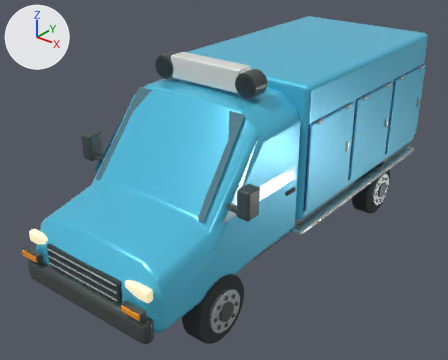
The Blender file source_blender/IceCreamVan.blend, before and after one commit.
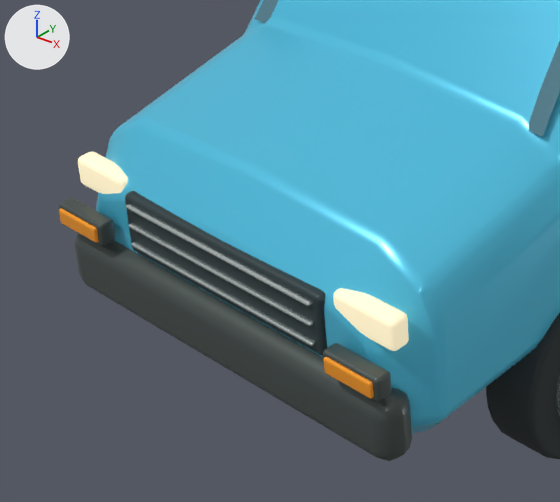
Each version is shown whole from a 50 mm lens placed at (4.51, -6.28, 4.68), pointed at (-0.21, -0.38, 1.02), then close up on the part from 0% to 47% of the width and 48% to 100% of the height. Arrows for +X, +Y and +Z are at upper left; the lights stay in place. The older version's two pictures come first.

The first close-up shows 'Däck.002', 'Front bumper', 'Front indicator bezel', 'Front indicator bezel.001', 'Grille louvre', 'Grille louvre.001', 'Grille louvre.002', 'Headlight lens', 'Headlight lens.001', 'Pressed steel bonnet and cab', 'Radiator', 'Swept windscreen' and 3 more.
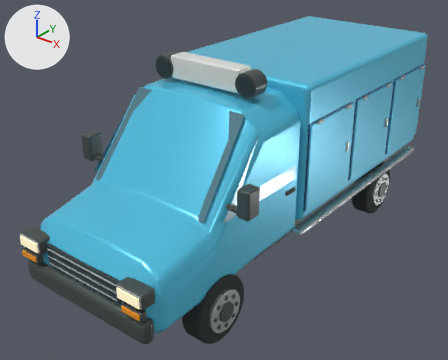
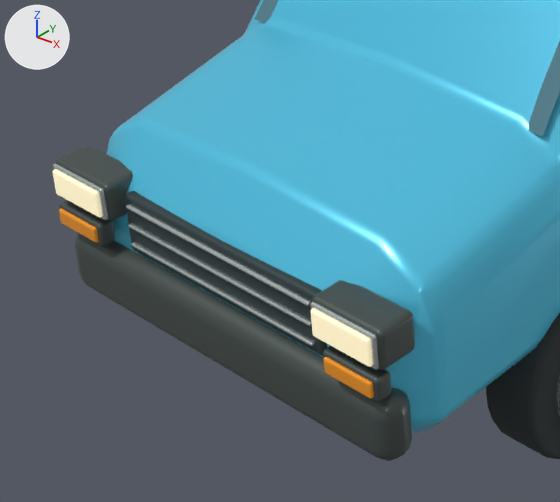
Pixel boxes [x1, y1, x2, y2] of what changed, in the close-ups (560 x 502 px):
'Headlight lens.001', reshaped, moved (18% narrower, 6% shorter)
    before: [333, 288, 409, 351]
    after: [311, 308, 373, 367]
'Headlight housing.001', added
    after: [312, 280, 415, 370]
'Headlight lens', reshaped, moved
    before: [78, 151, 128, 194]
    after: [53, 169, 102, 217]
'Headlight housing', added
    after: [55, 145, 133, 221]
'Headlight reflector rim.001', added
    after: [310, 301, 379, 370]
'Headlight reflector rim', added
    after: [53, 163, 108, 220]

What the commit changed:
me_cube_010 is used by ob_headlight_lens; parent ob_sjöstadsglass; location (-0.77, -2.926, 1.09).
me_cube_010 had 96 vertices, 98 faces and spanned x -0.16..0.16, y -0.045..0.045, z -0.07..0.07.
me_cube_010 now has 96 vertices, 98 faces and spans x -0.15..0.15, y -0.012..0.012, z -0.061..0.061.
me_cube_010 part 1: 96 of 96 vertices moved; they spanned x -0.16..0.16, y -0.045..0.045, z -0.07..0.07 and now span x -0.15..0.15, y -0.012..0.012, z -0.061..0.061; mean shift (0.0, 0.0, 0.0).
me_cube_040 is used by ob_headlight_lens_001; parent ob_sjöstadsglass; location (0.77, -2.926, 1.09).
me_cube_040 had 96 vertices, 98 faces and spanned x -0.16..0.16, y -0.045..0.045, z -0.07..0.07.
me_cube_040 now has 96 vertices, 98 faces and spans x -0.15..0.15, y -0.012..0.012, z -0.061..0.061.
me_cube_040 part 2: 96 of 96 vertices moved; they spanned x -0.16..0.16, y -0.045..0.045, z -0.07..0.07 and now span x -0.15..0.15, y -0.012..0.012, z -0.061..0.061; mean shift (0.0, 0.0, 0.0).
Mesh me_cube_043_1 is new.
It has 96 vertices, 98 faces and spans x -0.166..0.166, y -0.011..0.011, z -0.074..0.074.
It uses material mat_brushed_equipment_metal (light grey #c4cdcb).
Mesh me_cube_042_1 is new.
It has 96 vertices, 98 faces and spans x -0.182..0.182, y -0.09..0.09, z -0.088..0.088.
It uses material mat_graphite_trim (dark grey #4d5755).
Mesh me_cube_011_1 is new.
It has 96 vertices, 98 faces and spans x -0.166..0.166, y -0.011..0.011, z -0.074..0.074.
It uses material mat_brushed_equipment_metal (light grey #c4cdcb).
Mesh me_cube_010_1 is new.
It has 96 vertices, 98 faces and spans x -0.182..0.182, y -0.09..0.09, z -0.088..0.088.
It uses material mat_graphite_trim (dark grey #4d5755).
Object 'Headlight lens' (ob_headlight_lens) moves from (-0.77, -2.926, 1.09) to (-0.776, -3.076, 1.092).
Object 'Headlight lens.001' (ob_headlight_lens_001) moves from (0.77, -2.926, 1.09) to (0.776, -3.076, 1.092).
Object 'Headlight reflector rim.001' (ob_headlight_reflector_rim_001) is new; it shows me_cube_043_1.
Its parent is ob_sjöstadsglass.
Its location is (0.776, -3.062, 1.092).
Object 'Headlight housing.001' (ob_headlight_housing_001) is new; it shows me_cube_042_1.
Its parent is ob_sjöstadsglass.
Its location is (0.776, -2.969, 1.092).
Object 'Headlight reflector rim' (ob_headlight_reflector_rim) is new; it shows me_cube_011_1.
Its parent is ob_sjöstadsglass.
Its location is (-0.776, -3.062, 1.092).
Object 'Headlight housing' (ob_headlight_housing) is new; it shows me_cube_010_1.
Its parent is ob_sjöstadsglass.
Its location is (-0.776, -2.969, 1.092).
